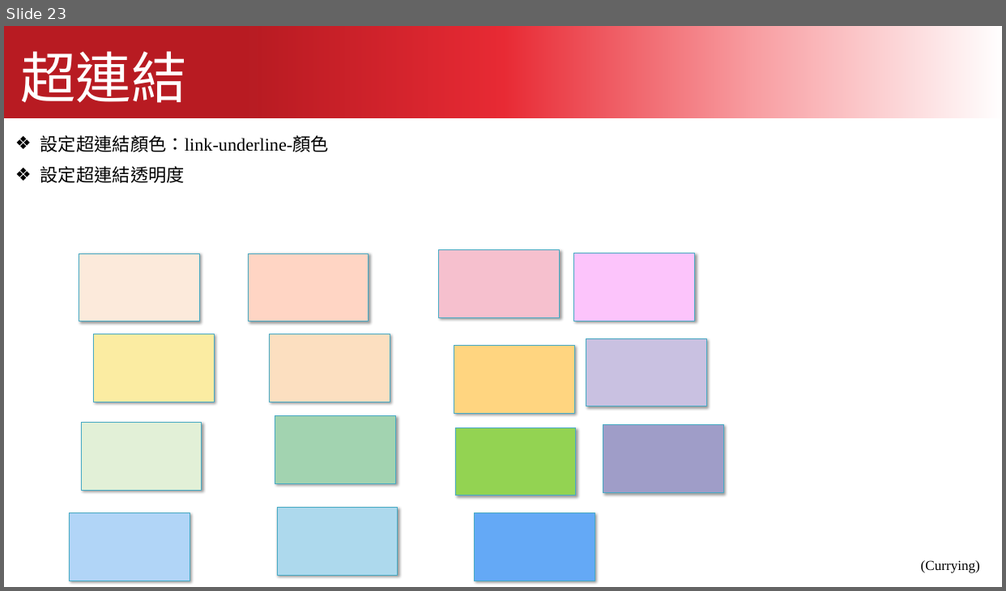
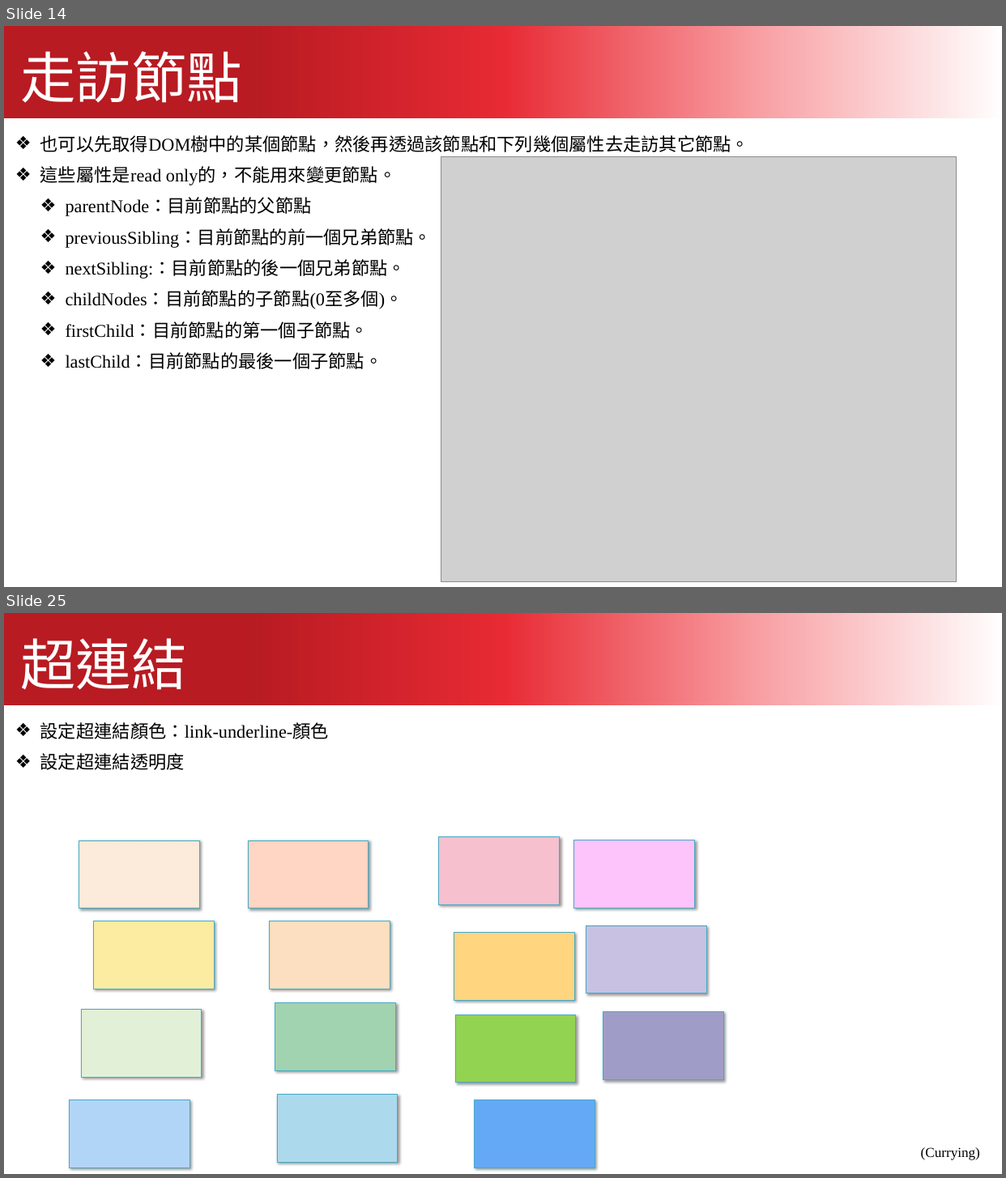
Before and after one commit to kcwc1029/blog, a slide deck: 互動網頁設計/JavaScript/javascript_02.pptx. Shown one above the other, each under a label of ours: slide 23 before the commit, slides 14 and 25 after it; the slides between them are not shown. The pictures are 1006x591 and 1006x1178 pixels, drawn with LibreOffice and Linux fonts; fonts in the diff are those of the drawing; grey boxes stand for pictures. Boxes give left, top, right and bottom in pixels: in the first picture for what was removed or moved away, otherwise in the second. Text is boxed around its words. In the diff, an @@ line names an element or a change of style, - is before the commit and + after.

```diff
--- a/互動網頁設計/JavaScript/javascript_02.pptx
+++ b/互動網頁設計/JavaScript/javascript_02.pptx
@@ slide 14 added at box(4, 26, 1002, 587), background #FFFFFF @@
@@ freeform shape added at box(4, 26, 1002, 118), fill gradient #B81B22 to #E82A34 to #F89DA1 to #FFFFFF @@
@@ text added at box(21, 51, 243, 103), 80 pt, text #FFFFFF @@
+走訪節點
@@ text added at box(40, 135, 750, 369), 26 pt, text #000000 @@
+❖ 也可以先取得DOM樹中的某個節點，然後再透過該節點和下列幾個屬性去走訪其它節點。
+❖ 這些屬性是read only的，不能用來變更節點。
+  ❖ parentNode：目前節點的父節點
+  ❖ previousSibling：目前節點的前一個兄弟節點。
+  ❖ nextSibling:：目前節點的後一個兄弟節點。
+  ❖ childNodes：目前節點的子節點(0至多個)。
+  ❖ firstChild：目前節點的第一個子節點。
+  ❖ lastChild：目前節點的最後一個子節點。
@@ picture added at box(441, 156, 956, 582) @@
@@ what was slide 23 is now slide 25 @@
```
Also in this commit, not shown: 22 other slides added, 21 slides removed, 44 other files.
